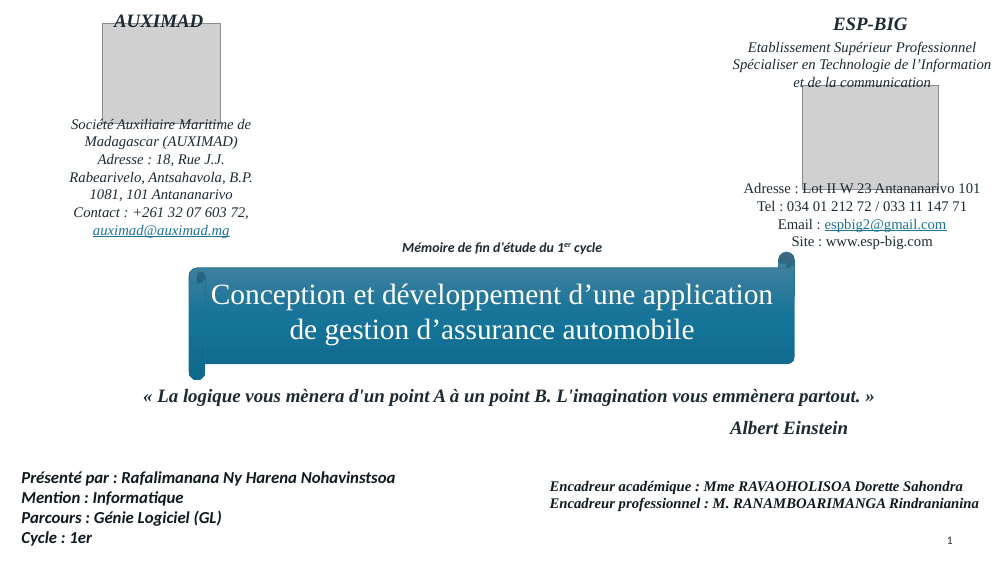
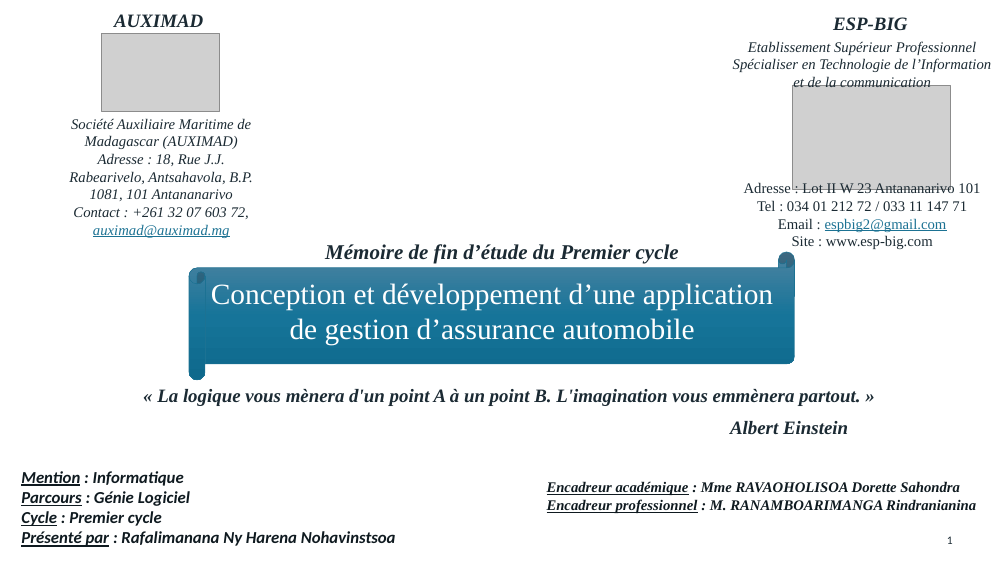
Before and after one commit to LaithSama/AUXIDRIVE, a slide deck: slide 1 of Sources/Conception et developpement d'une application de gestion d'assurance automobile - soutenance.pptx. Drawn at 1008x567 pixels with LibreOffice and Linux fonts; fonts in the diff are those of the drawing; grey boxes stand for pictures. Boxes give left, top, right and bottom in pixels: in the first picture for what was removed or moved away, otherwise in the second. Text is boxed around its words. In the diff, an @@ line names an element or a change of style, - is before the commit and + after.

```diff
--- a/Sources/Conception et developpement d'une application de gestion d'assurance automobile - soutenance.pptx
+++ b/Sources/Conception et developpement d'une application de gestion d'assurance automobile - soutenance.pptx
@@ picture: place and size @@
-picture at [103,23,221,123]
+picture at [102,33,220,112]
@@ picture: place and size @@
-picture at [802,85,938,189]
+picture at [792,85,951,189]
@@ subtitle at [325,244,679,263]: text changed; size 13.2 to 20 pt; font Calibri to Times New Roman @@
-Mémoire de fin d’étude du 1er cycle
+Mémoire de fin d’étude du Premier cycle
@@ text at [21,471,190,526]: paragraphs added @@
+Mention : Informatique
+Parcours : Génie Logiciel
+Cycle : Premier cycle
@@ text "Encadreur académique : Mme RAVAOHOLISOA ..." at [547,481,976,513]: underline on in "Encadreur académique", "Encadreur professionnel" @@
@@ text at [21,491,222,546]: paragraphs removed @@
-Mention : Informatique
-Parcours : Génie Logiciel (GL)
-Cycle : 1er
@@ text at [21,531,396,547]: underline on in "Présenté par" @@
```
Also in this commit, not shown: 16 other files.
